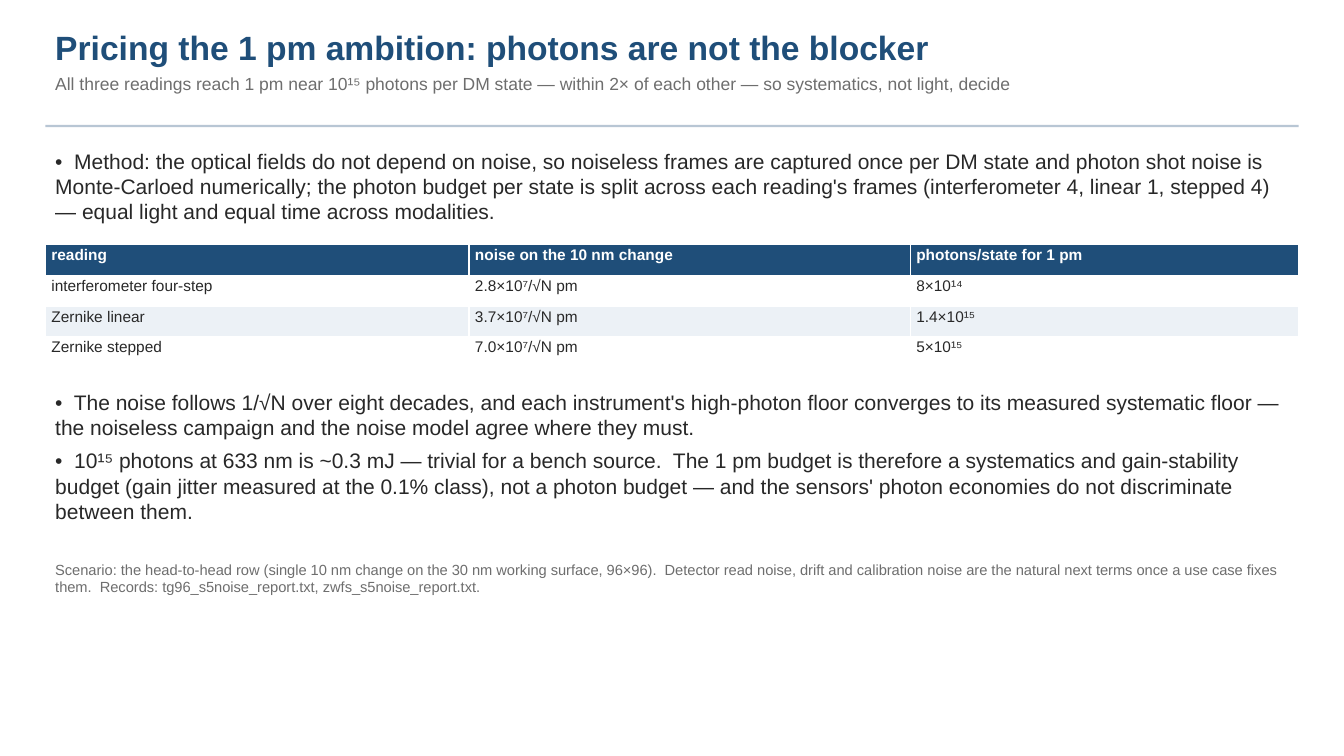
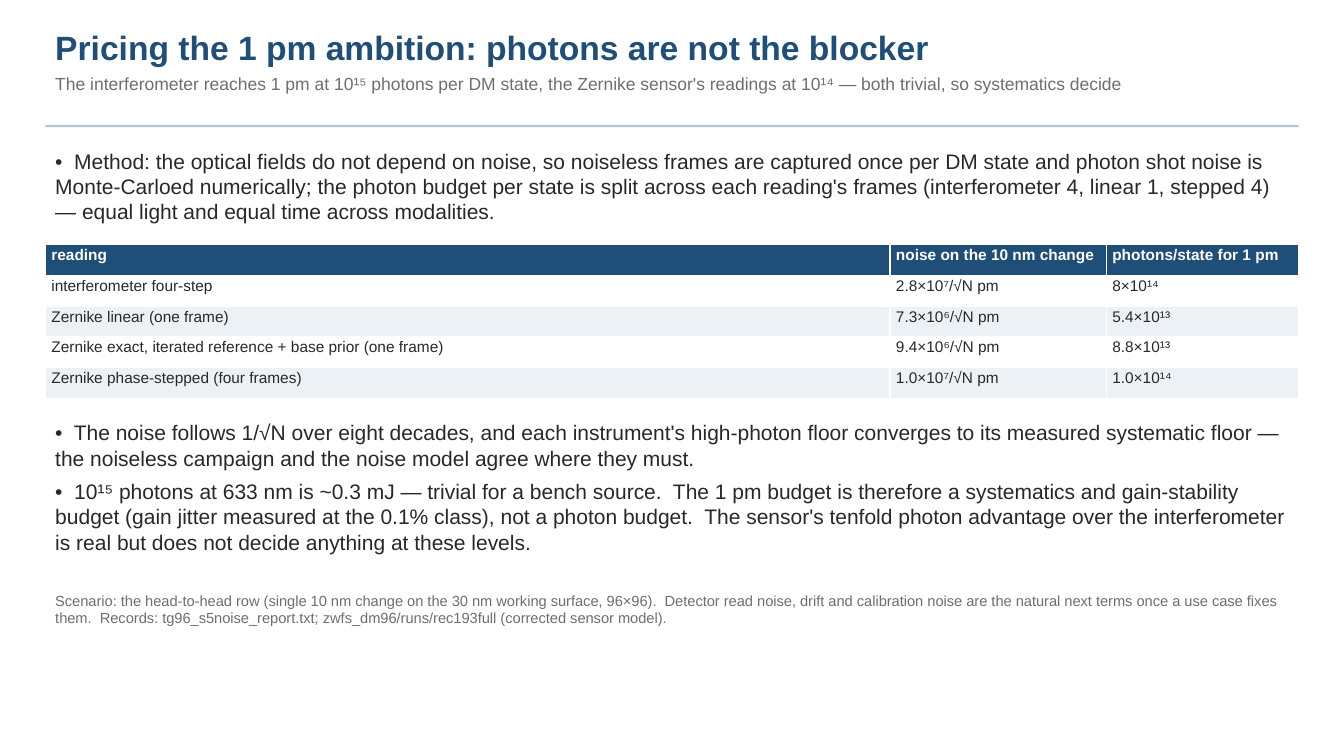
Before and after one commit to nasa-jpl/macos, a slide deck: slide 19 of demo_session/deck_tg_fang.pptx. Drawn at 1344x756 pixels with LibreOffice and Linux fonts; fonts in the diff are those of the drawing. Boxes give left, top, right and bottom in pixels: in the first picture for what was removed or moved away, otherwise in the second. Text is boxed around its words. In the diff, an @@ line names an element or a change of style, - is before the commit and + after.

Commit message:
ZWFS deck fold 3 (S7 + S8) + the Fang deck's sensor rows on the corrected model (both DRAFT)
deck_zwfs (20 slides): the sensor-model correction (the S1-S6 sensor was
Fresnel-defocused by 4.9 m; symptoms and what the correction alone buys),
the five readings with the compliant head-to-head rows (I+ 0.91 / 26 pm /
SNR 355 from one frame on a 30 nm working surface), the sampling trade
closed at MODEL 2048 (hold-out gain is set by the ray count, not the
dimple's sampling), the multi-site working-surface range (I+ to 40 nm on
1 mm actuators, 50 on 2 mm), colour no longer a lever, photons 1e14 per
state, and the runner ("Run it yourself"); the legacy poke/colour slides
moved to Backup with their attribution; lit-scan conclusions updated.
deck_tg_fang (23 slides): head-to-head table, sensor-as-modeled bullets,
photon table and the colour slide re-stated on the corrected sensor
model; provenance updated.  Figures are the tools' own PNGs (zwfs_s7iter,
zwfs_run outputs), one panel autocropped.  Style gate run; no export mark.

```diff
--- a/demo_session/deck_tg_fang.pptx
+++ b/demo_session/deck_tg_fang.pptx
@@ text at (55, 77, 1121, 94): text changed @@
-All three readings reach 1 pm near 10¹⁵ photons per DM state — within 2× of each other — so systematics, not light, decide
+The interferometer reaches 1 pm at 10¹⁵ photons per DM state, the Zernike sensor's readings at 10¹⁴ — both trivial, so systematics decide
@@ table at (45, 245, 1300, 399) @@
-row 3: Zernike linear | 3.7×10⁷/√N pm | 1.4×10¹⁵
-row 4: Zernike stepped | 7.0×10⁷/√N pm | 5×10¹⁵
+row 3: Zernike linear (one frame) | 7.3×10⁶/√N pm | 5.4×10¹³
+row 4: Zernike exact, iterated reference + base prior (one frame) | 9.4×10⁶/√N pm | 8.8×10¹³
+row 5: Zernike phase-stepped (four frames) | 1.0×10⁷/√N pm | 1.0×10¹⁴
@@ text "• The noise follows 1/√N ...": place and size @@
-text "• The noise follows 1/√N ..." at (55, 393, 1252, 519)
+text "• The noise follows 1/√N ..." at (55, 424, 1285, 554)
@@ text at (55, 483, 1285, 554): text changed @@
-• 10¹⁵ photons at 633 nm is ~0.3 mJ — trivial for a bench source. The 1 pm budget is therefore a systematics and gain-stability budget (gain jitter measured at the 0.1% class), not a photon budget — and the sensors' photon economies do not discriminate between them.
+• 10¹⁵ photons at 633 nm is ~0.3 mJ — trivial for a bench source. The 1 pm budget is therefore a systematics and gain-stability budget (gain jitter measured at the 0.1% class), not a photon budget. The sensor's tenfold photon advantage over the interferometer is real but does not decide anything at these levels.
@@ text at (55, 595, 1277, 626): text changed @@
-Scenario: the head-to-head row (single 10 nm change on the 30 nm working surface, 96×96). Detector read noise, drift and calibration noise are the natural next terms once a use case fixes them. Records: tg96_s5noise_report.txt, zwfs_s5noise_report.txt.
+Scenario: the head-to-head row (single 10 nm change on the 30 nm working surface, 96×96). Detector read noise, drift and calibration noise are the natural next terms once a use case fixes them. Records: tg96_s5noise_report.txt; zwfs_dm96/runs/rec193full (corrected sensor model).
```
Also in this commit, not shown: 4 other slides changed, 8 other files.
